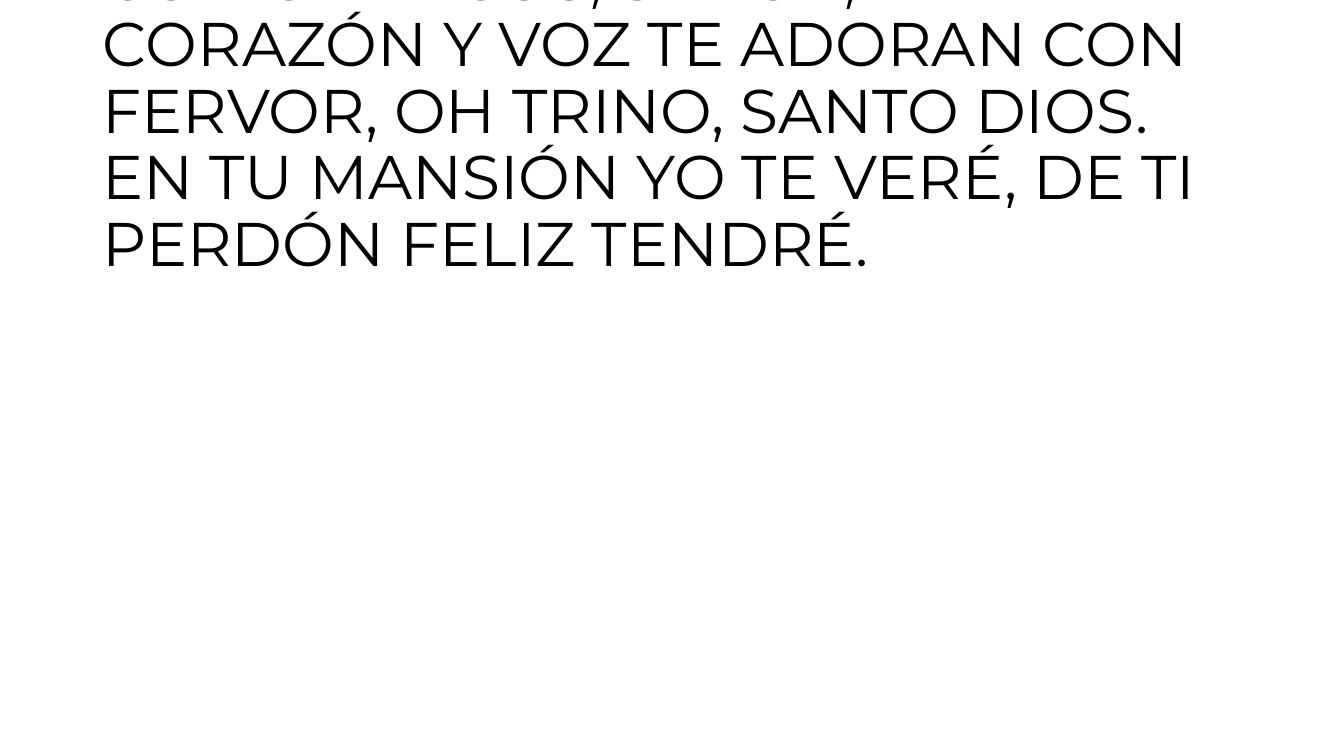
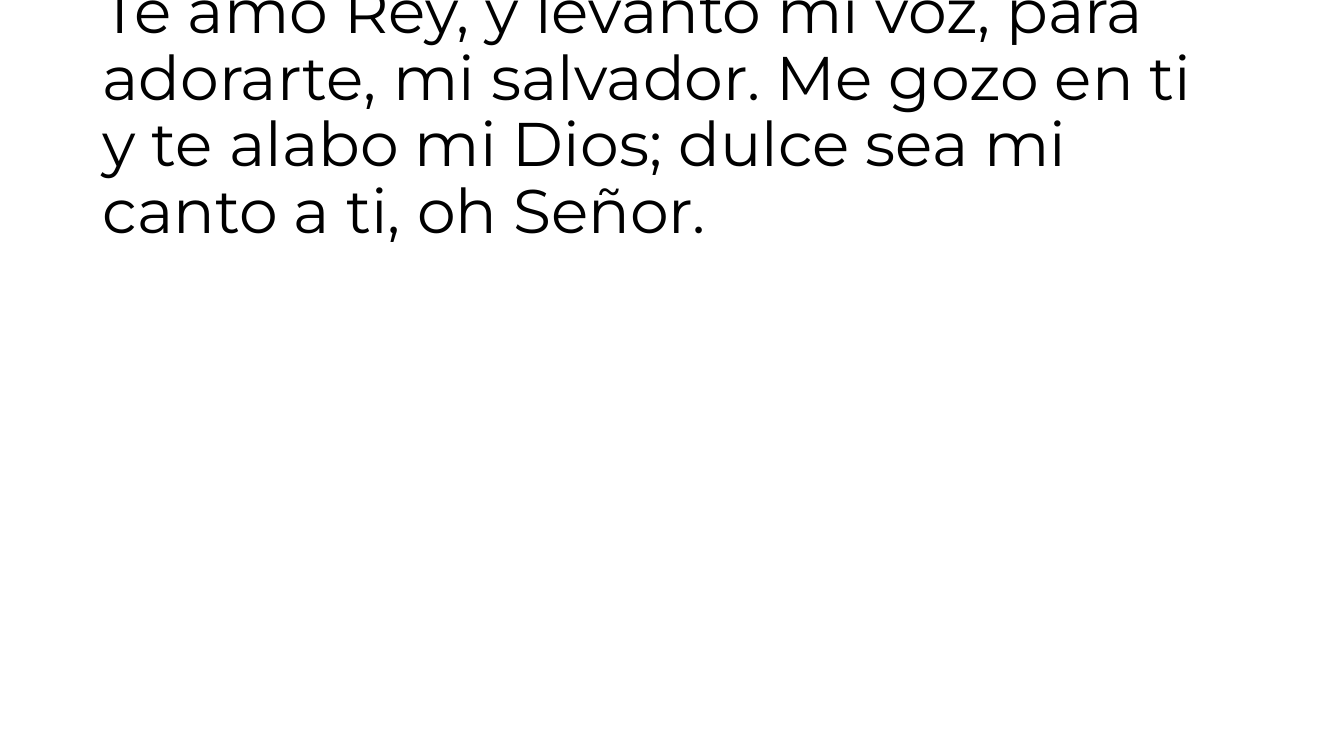
Before and after one commit to angor-root/DEXAH-Advance, a slide deck: slide 3 of DEXAH_output.pptx. Drawn at 1344x756 pixels with LibreOffice and Linux fonts; fonts in the diff are those of the drawing. Boxes give left, top, right and bottom in pixels: in the first picture for what was removed or moved away, otherwise in the second. Text is boxed around its words. In the diff, an @@ line names an element or a change of style, - is before the commit and + after.

```diff
--- a/DEXAH_output.pptx
+++ b/DEXAH_output.pptx
@@ title at <box>102,0,1192,242</box>: text changed @@
-CON CÁNTICOS, SEÑOR, MI CORAZÓN Y VOZ TE ADORAN CON FERVOR, OH TRINO, SANTO DIOS. EN TU MANSIÓN YO TE VERÉ, DE TI PERDÓN FELIZ TENDRÉ.
+Te amo Rey, y levanto mi voz, para adorarte, mi salvador. Me gozo en ti y te alabo mi Dios; dulce sea mi canto a ti, oh Señor.
```
Also in this commit, not shown: 1 other slide changed, 26 slides added, 3 slides removed, 5 other files.
